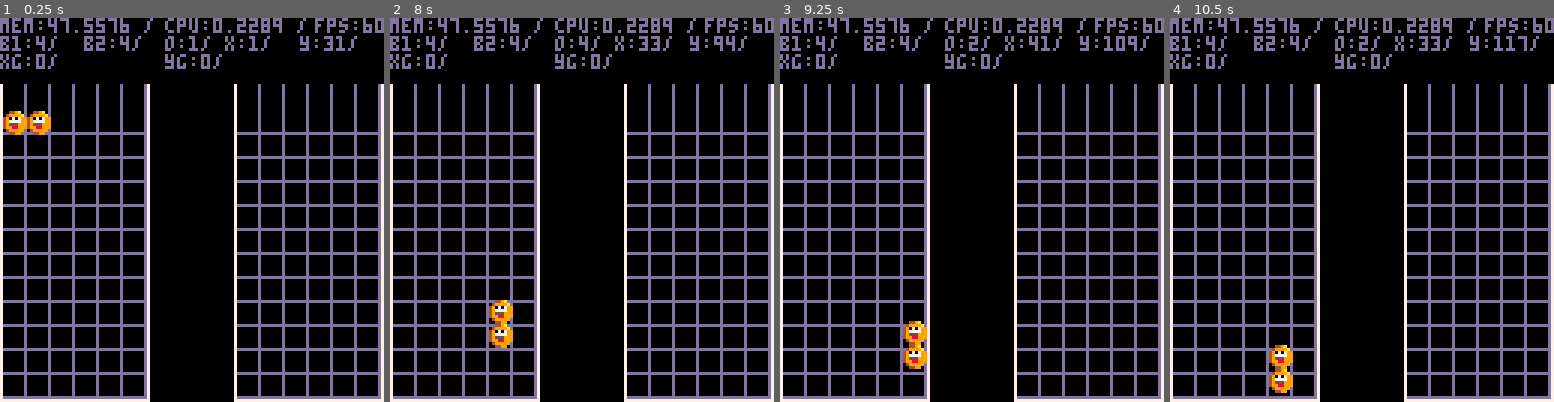
Above: before the commit, frames 1-4 (left to right).
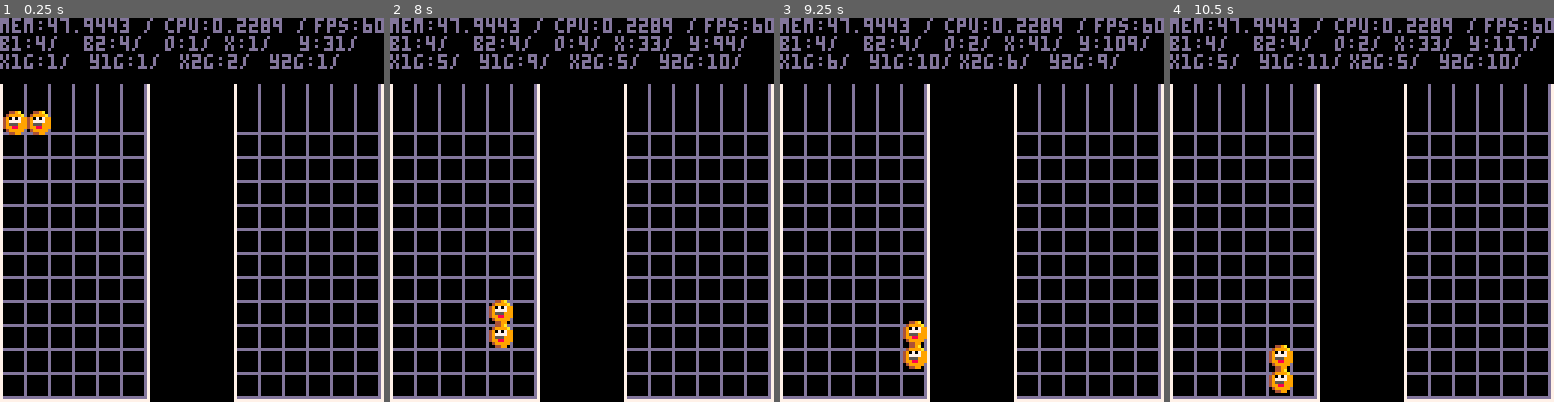
Above: after the commit, the same moments.

Repository: jlbeard84/pico-pop
Game: PICO-8 cartridge pico-pop.p8
Two runs of this game, one before a commit and one after it. Both use one fixed random seed, a clock stepped at 60 frames per second and the inputs below.
Inputs:
- Up to frame 1 (0.25 s): no input
- Up to frame 2 (8 s): tap X (X key) at 0.33, 1.07, 1.85, 2.97, 4.08, 5.2, 6.32, 7.43 s; tap O (Z key) at 0.7, 1.7, 2.1, 2.5, 2.9, 3.3, 3.7, 4.1, 4.5, 4.9, 5.3, 5.7, 6.1, 6.5, 6.9, 7.3, 7.7 s; hold Right 1.6-2.1 s; hold Right 2.47-3.03 s; hold Left 3.08-3.58 s; hold Down 3.63-3.97 s; hold Right 4.02-4.68 s; hold Left 5.08-5.68 s; hold Down 5.73-6.03 s; hold Right 6.08-6.58 s; hold Right 6.63-7.13 s; hold Right from 7.5 s (still down)
- Up to frame 3 (9.25 s): release Right at 8.07 s; tap O (Z key) at 8.1, 8.5, 8.9 s; hold Left 8.12-8.62 s; tap X (X key) at 8.55 s; hold Down 8.67-9 s; hold Right from 9.05 s (still down)
- Up to frame 4 (10.5 s): tap O (Z key) at 9.3, 9.7, 10.1 s; tap X (X key) at 9.67 s; release Right at 9.72 s; hold Left from 10.12 s (still down)

The runs differ from the first frame. In frame 1, 1.4% of the frame differs, in the area x 3-89%, y 0-14%; in frame 2, 1.5%; in frame 3, 1.5%; in frame 4, 1.5%, in the area x 3-92%, y 0-14%.

Commit message:
Fixed some diagnostics

Diff:
--- a/pico-pop.p8
+++ b/pico-pop.p8
@@ -21,8 +21,7 @@
 p2gridoffset=79
 p2gridend=127
 
-xgrid=0
-ygrid=0
+b1xgrid, b1ygrid, b2xgrid, b2ygrid = 0,0,0,0
 
 --orientation:1=horizontal-12,2=vertical-21,3=horizontal=21,4=vertical-12
 p1block1x, p1block1y, p1block2x, p1block2y, p1block1, p1block2, p1orientation, p1timer = 0,0,0,0,0,0,1,0
@@ -283,8 +282,11 @@
 		print('x:'..p1block1x.."/", 75, 6, 13)
 		print('y:'..p1block1y.."/", 100, 6, 13)
 
-		print('xg:'..xgrid.."/", 0, 12, 13)
-		print('yg:'..ygrid.."/", 55, 12, 13)
+		print('x1g:'..b1xgrid.."/", 0, 12, 13)
+		print('y1g:'..b1ygrid.."/", 30, 12, 13)
+
+		print('x2g:'..b2xgrid.."/", 60, 12, 13)
+		print('y2g:'..b2ygrid.."/", 90, 12, 13)
 	end
 end
 
